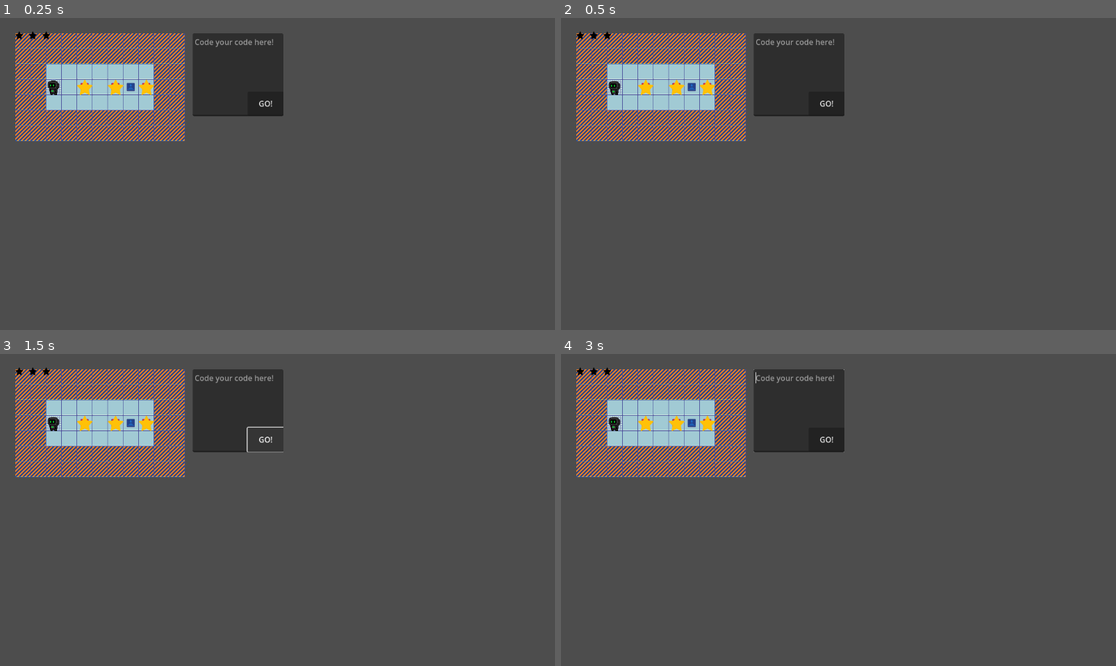
Above: before the commit, frames 1-4 (two rows, left to right).
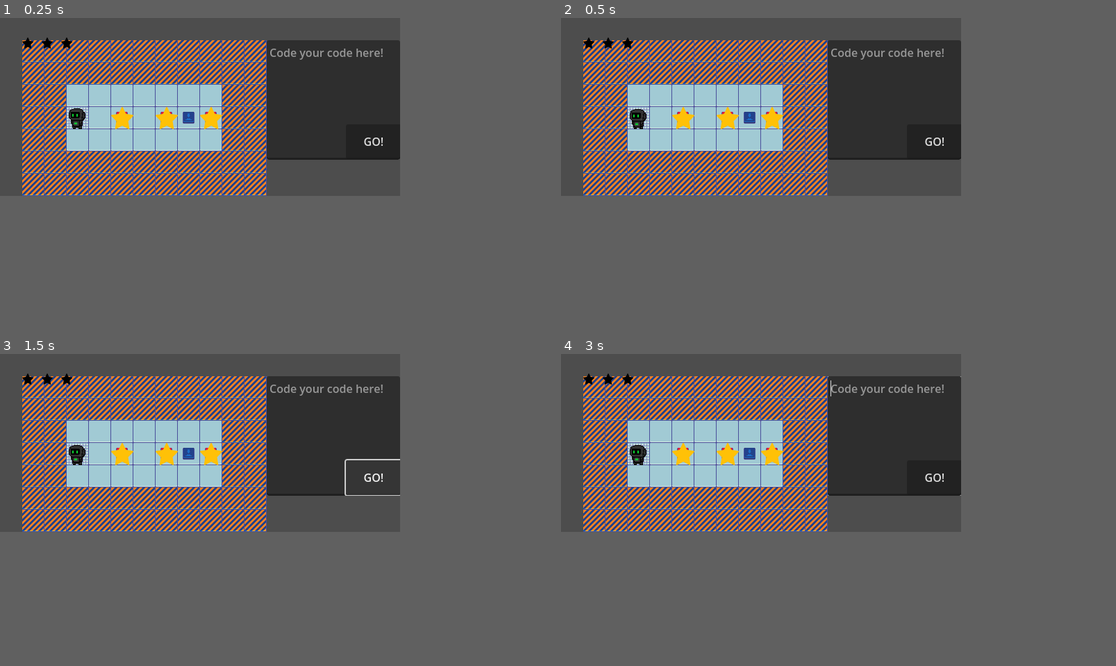
Above: after the commit, the same moments.

Repository: BingloGames/Robot-Bachelor
Game: Godot game, scene res://Level1.tscn
Same seed, same stepped clock (60 frames per second), same inputs: the game is played once before the commit and once after it. The project has no main scene, so this scene is started directly.
Inputs (mouse positions are in pixels of both pictures, inside the frame that each line leads up to):
- Up to frame 1 (0.25 s): no input
- Up to frame 2 (0.5 s): no input
- Up to frame 3 (1.5 s): click "GO!" at 0.5 s; click "GO!" at 1.25 s
- Up to frame 4 (3 s): move the mouse to (960, 494) at 2.02 s; hold Right (ui_right) 2.03-2.78 s; move the mouse to (727, 525) at 2.77 s; hold Down (ui_down) from 2.78 s (still down)
The window is 799x449 before the commit and 576x256 after it. Grey fills any space a smaller window leaves; there, only what the larger window draws over its background counts as a difference.

The runs differ from the first frame. In frame 1, 30% of the frame differs, in the area x 2-73%, y 4-58%; in frame 2, 30%; in frame 3, 29%; in frame 4, 30%.

Commit message:
Finished level 1

Diff:
--- a/robot-project/Level1.tscn
+++ b/robot-project/Level1.tscn
@@ -11,6 +11,7 @@
 texture = ExtResource("1_kyxg0")
 texture_region_size = Vector2i(32, 32)
 2:0/0 = 0
+2:0/0/custom_data_0 = &"End"
 3:0/0 = 0
 4:0/0 = 0
 5:0/0 = 0
@@ -51,7 +52,17 @@
 
 [sub_resource type="TileSet" id="TileSet_cove1"]
 tile_size = Vector2i(32, 32)
+custom_data_layer_0/name = "Property"
+custom_data_layer_0/type = 21
 sources/0 = SubResource("TileSetAtlasSource_8mrap")
+
+[sub_resource type="Curve" id="Curve_dn5ey"]
+_data = [Vector2(0, 1), 0.0, 0.0, 0, 0, Vector2(1, 0), -2.5157018, 0.0, 0, 0]
+point_count = 2
+metadata/_snap_enabled = true
+
+[sub_resource type="Gradient" id="Gradient_lmyl5"]
+colors = PackedColorArray(1, 0, 0, 1, 0, 0, 0, 1)
 
 [node name="Node2D" type="Node2D"]
 
@@ -60,9 +71,9 @@
 tile_set = SubResource("TileSet_cove1")
 
 [node name="TextEdit" parent="." instance=ExtResource("2_dn5ey")]
-offset_left = 400.0
+offset_left = 384.0
 offset_top = 32.0
-offset_right = 588.0
+offset_right = 576.0
 offset_bottom = 204.0
 
 [node name="star counter" parent="." instance=ExtResource("2_mc20k")]
@@ -80,3 +91,17 @@
 
 [node name="Star3" parent="stars" instance=ExtResource("4_dwyiq")]
 position = Vector2(304, 144)
+
+[node name="end_particles" type="CPUParticles2D" parent="."]
+position = Vector2(272, 144)
+emitting = false
+amount = 32
+direction = Vector2(0, -1)
+spread = 90.0
+gravity = Vector2(0, 100)
+initial_velocity_max = 100.0
+scale_amount_max = 3.0
+scale_amount_curve = SubResource("Curve_dn5ey")
+color_ramp = SubResource("Gradient_lmyl5")
+hue_variation_min = -0.43
+hue_variation_max = 0.45
--- a/robot-project/project.godot
+++ b/robot-project/project.godot
@@ -17,3 +17,9 @@
 [autoload]
 
 Global="*res://global.gd"
+
+[display]
+
+window/size/viewport_width=576
+window/size/viewport_height=256
+window/stretch/mode="canvas_items"
--- a/robot-project/robot.gd
+++ b/robot-project/robot.gd
@@ -36,8 +36,6 @@
 func _physics_process(delta: float) -> void:
 	if next_tile == null:
 		return
-
-
 
 
 	var halv_a_tile = get_node("/root/Node2D/TileMapLayer").tile_set.tile_size/2
@@ -90,6 +88,20 @@
 			play_animation("idle")
 
 
+func check_end():
+	var current_tile = get_node("/root/Node2D/TileMapLayer").local_to_map(global_position)
+	var tile_data = get_node("/root/Node2D/TileMapLayer").get_cell_tile_data(current_tile)
+
+
+	if not tile_data.get_custom_data("Property") == "End":
+		#loses and restarts
+		return
+
+
+	get_node("/root/Node2D/end_particles").emitting = true
+	get_node("/root/Node2D/star counter").save_stars()
+
+
 func forward() -> void:
 	var current_tile = get_node("/root/Node2D/TileMapLayer").local_to_map(global_position)
 	next_tile = current_tile + direction
--- a/robot-project/start_counter.gd
+++ b/robot-project/start_counter.gd
@@ -11,3 +11,8 @@
 func new_star():
 	star_count += 1
 	get_node("HBoxContainer/"+str(star_count)+"/Sprite2D").texture = full_star
+
+
+func save_stars():
+	#change to correct level
+	get_node("/root/Global").stars["level1"] = star_count
--- a/robot-project/text_edit.gd
+++ b/robot-project/text_edit.gd
@@ -2,6 +2,8 @@
 var codeLines = []
 @onready var robot = get_node("/root/Node2D/robot")
 var waiting = false
+
+var running_code = false
 
 # Called when the node enters the scene tree for the first time.
 func _ready() -> void:
@@ -11,7 +13,14 @@
 
 # Called every frame. 'delta' is the elapsed time since the previous frame.
 func _process(delta: float) -> void:
-	if codeLines.is_empty() or waiting:
+	if waiting:
+		return
+	if not running_code:
+		return
+
+
+	if codeLines.is_empty():
+		robot.check_end()
 		return
 
 
@@ -31,7 +40,6 @@
 	waiting = true
 
 
-
 func _on_button_pressed():
 	codeLines = []
 	var x = 0
@@ -48,3 +56,5 @@
 			var lines = prevLine + line
 			codeLines.append(lines)
 	print(codeLines)
+
+	running_code = true
Not shown: 1 places in robot-project/Level1.tscn that only renumber resources
Not shown, added: robot-project/item_list.gd.uid
Not shown: 1 places in robot-project/item_list.tscn that only renumber resources
